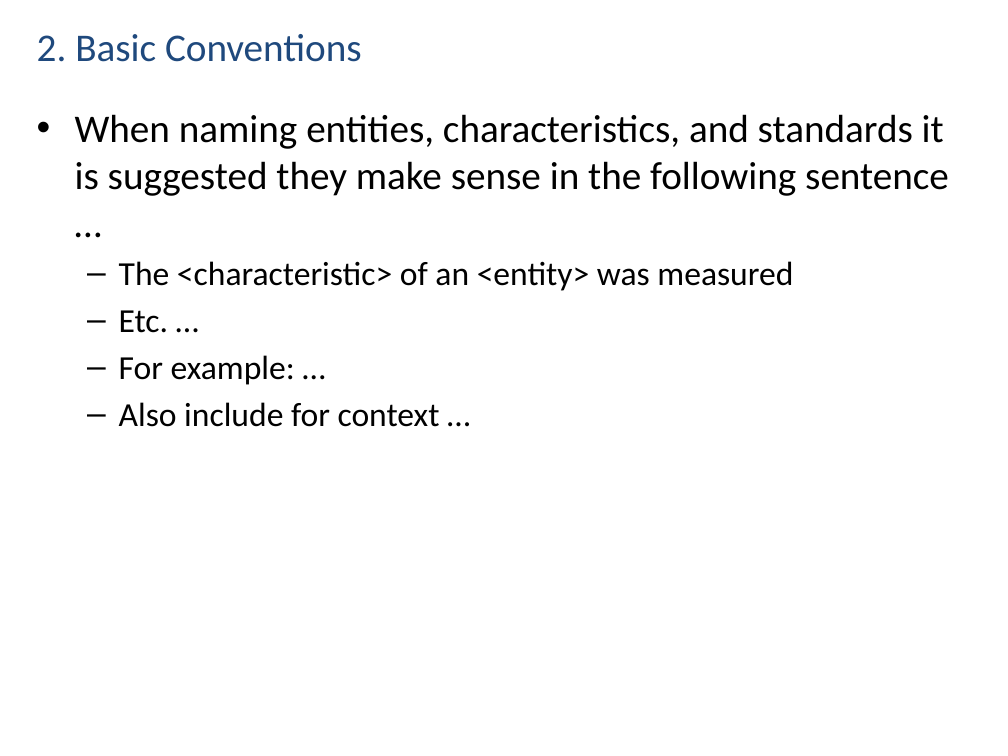
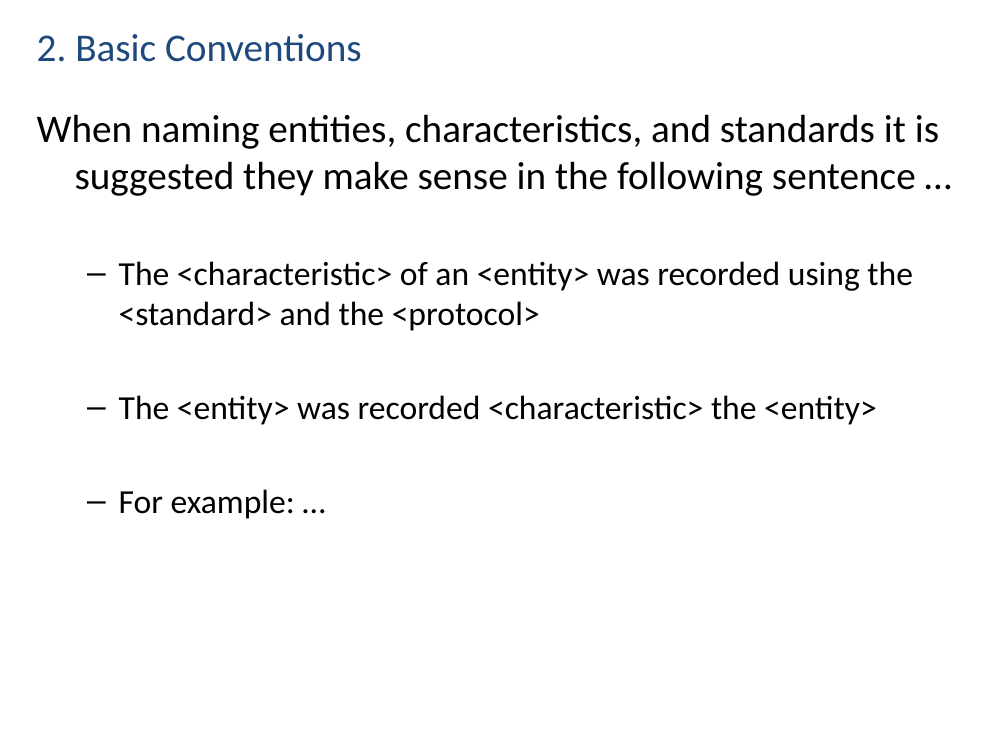
Before and after one commit to NCEAS/semtools, a slide deck: slide 5 of dev/oboe/docs/oboe-design-patterns.pptx. Drawn at 1008x756 pixels with LibreOffice and Linux fonts; fonts in the diff are those of the drawing. Boxes give left, top, right and bottom in pixels: in the first picture for what was removed or moved away, otherwise in the second. Text is boxed around its words. In the diff, an @@ line names an element or a change of style, - is before the commit and + after.

```diff
--- a/dev/oboe/docs/oboe-design-patterns.pptx
+++ b/dev/oboe/docs/oboe-design-patterns.pptx
@@ text at box(37, 114, 939, 196): bullet • to none @@
@@ text at box(119, 261, 913, 425): text changed @@
-  – The <characteristic> of an <entity> was measured
-  – Etc. …
+  – The <characteristic> of an <entity> was recorded using the <standard> and the <protocol>
+  – The <entity> was recorded <characteristic> the <entity>
@@ text at box(119, 402, 440, 427): paragraph removed @@
-  – Also include for context …
```
Also in this commit, not shown: 4 other slides changed, 5 slides added.
